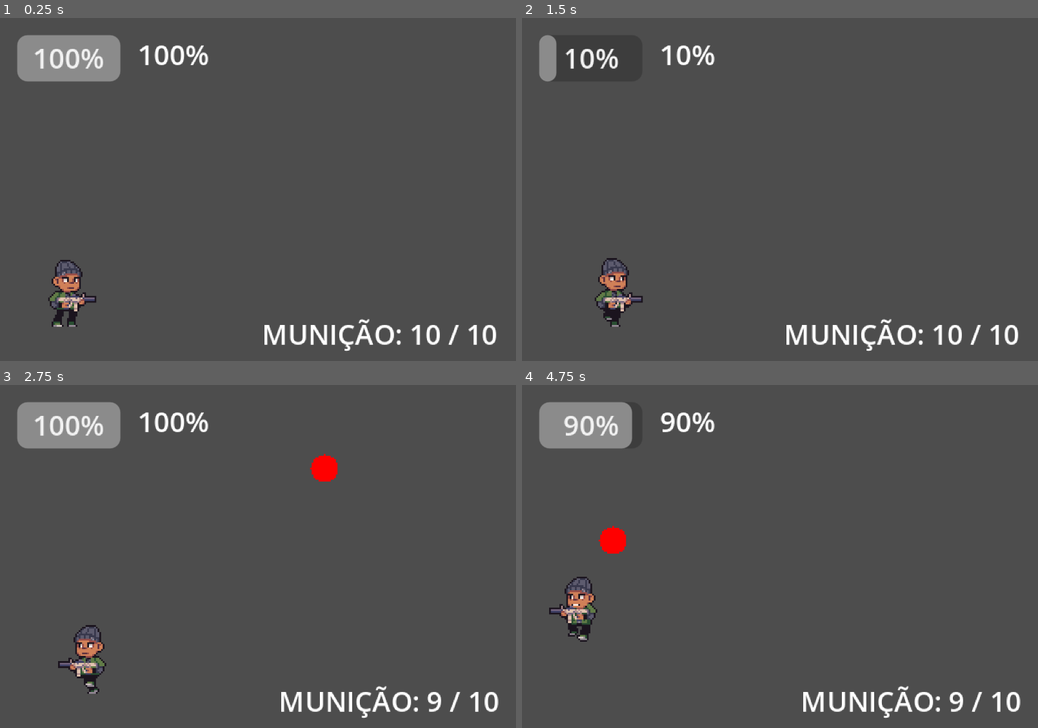
Above: before the commit, frames 1-4 (two rows, left to right).
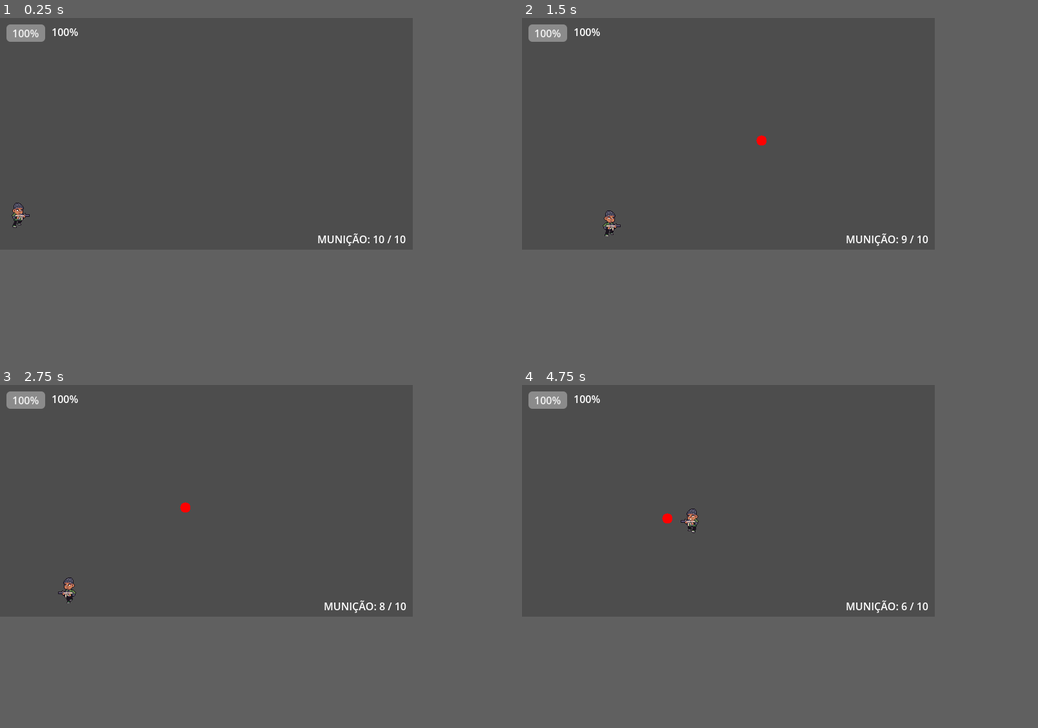
Above: after the commit, the same moments.

Repository: Luislemesilva/game_2145
Game: Godot game, scene res://Scenes/game.tscn
Two runs of this game, one before a commit and one after it. Both use one fixed random seed, a clock stepped at 60 frames per second and the inputs below.
Inputs (mouse positions are in pixels of both pictures, inside the frame that each line leads up to):
- Up to frame 1 (0.25 s): no input
- Up to frame 2 (1.5 s): tap Enter (ui_accept) at 0.5, 0.77 s; move the mouse to (893, 172) at 0.52 s; hold 1 0.53-1.28 s; hold Right (ui_right) from 0.53 s (still down); click (893, 172) at 0.6 s; move the mouse to (676, 206) at 1.27 s; tap 1 at 1.35 s
- Up to frame 3 (2.75 s): tap Enter (ui_accept) at 1.52 s; tap 2 at 1.55 s; move the mouse to (309, 481) at 2.02 s; release Right (ui_right) at 2.03 s; hold Left (ui_left) from 2.03 s (still down); hold 2 from 2.03 s (still down); click (309, 481) at 2.3 s
- Up to frame 4 (4.75 s): move the mouse to (754, 625) at 2.77 s; release Left (ui_left) at 2.78 s; release 2 at 2.78 s; hold Right (ui_right) 2.78-4.28 s; click (754, 625) at 2.85 s; tap Enter (ui_accept) at 3.02, 3.77, 4.52 s; tap 1 at 3.05 s; move the mouse to (934, 607) at 3.52 s; hold 1 3.53-4.28 s; tap 2 at 3.8, 4.35 s; tap R (Reload) at 4.15 s; move the mouse to (625, 505) at 4.27 s; hold Left (ui_left) from 4.28 s (still down); click (625, 505) at 4.55 s
The window is 800x533 before the commit and 640x360 after it. Grey fills any space a smaller window leaves; there, only what the larger window draws over its background counts as a difference.

The runs differ from the first frame. In frame 1, 5.6% of the frame differs, in the area x 1-97%, y 1-98%; in frame 2, 3.6%; in frame 3, 5.8%; in frame 4, 5.5%.

Commit message:
Criação da câmera do personagem

Diff:
--- a/jogo_2025/Entities/player.tscn
+++ b/jogo_2025/Entities/player.tscn
@@ -370,3 +370,7 @@
 sprite_frames = SubResource("SpriteFrames_s1j76")
 animation = &"walk"
 autoplay = "idle"
+
+[node name="Camera2D" type="Camera2D" parent="."]
+limit_left = 0
+limit_bottom = 360
--- a/jogo_2025/Scenes/game.tscn
+++ b/jogo_2025/Scenes/game.tscn
@@ -9,23 +9,46 @@
 [sub_resource type="RectangleShape2D" id="RectangleShape2D_qxrlw"]
 size = Vector2(135, 20)
 
+[sub_resource type="RectangleShape2D" id="RectangleShape2D_wrm1d"]
+size = Vector2(135, 20)
+
 [node name="Game" type="Node2D"]
 
 [node name="StaticBody2D" type="StaticBody2D" parent="."]
 position = Vector2(26, 180)
 
 [node name="CollisionShape2D" type="CollisionShape2D" parent="StaticBody2D"]
-position = Vector2(44.5, 9)
+position = Vector2(45, 168)
 shape = SubResource("RectangleShape2D_ebmjs")
 debug_color = Color(0.251671, 0.620966, 0.389651, 0.42)
 
-[node name="CollisionShape2D2" type="CollisionShape2D" parent="StaticBody2D"]
-position = Vector2(183, -2)
+[node name="CollisionShape2D6" type="CollisionShape2D" parent="StaticBody2D"]
+position = Vector2(718, 37)
+shape = SubResource("RectangleShape2D_ebmjs")
+debug_color = Color(0.251671, 0.620966, 0.389651, 0.42)
+
+[node name="CollisionShape2D4" type="CollisionShape2D" parent="StaticBody2D"]
+position = Vector2(469, 85)
+shape = SubResource("RectangleShape2D_ebmjs")
+debug_color = Color(0.251671, 0.620966, 0.389651, 0.42)
+
+[node name="CollisionShape2D5" type="CollisionShape2D" parent="StaticBody2D"]
+position = Vector2(592, 60)
+shape = SubResource("RectangleShape2D_ebmjs")
+debug_color = Color(0.251671, 0.620966, 0.389651, 0.42)
+
+[node name="CollisionShape2D3" type="CollisionShape2D" parent="StaticBody2D"]
+position = Vector2(328, 110)
 shape = SubResource("RectangleShape2D_qxrlw")
 debug_color = Color(0.251671, 0.620966, 0.389651, 0.42)
 
+[node name="CollisionShape2D2" type="CollisionShape2D" parent="StaticBody2D"]
+position = Vector2(187, 149)
+shape = SubResource("RectangleShape2D_wrm1d")
+debug_color = Color(0.251671, 0.620966, 0.389651, 0.42)
+
 [node name="Player" parent="." instance=ExtResource("1_ebmjs")]
-position = Vector2(39, 140)
+position = Vector2(27, 282)
 
 [node name="CanvasLayer" type="CanvasLayer" parent="."]
 
@@ -59,9 +82,9 @@
 anchor_top = 1.0
 anchor_right = 1.0
 anchor_bottom = 1.0
-offset_left = 150.0
-offset_top = 175.0
-offset_right = 250.0
-offset_bottom = 155.0
+offset_left = 500.0
+offset_top = 400.0
+offset_right = 590.0
+offset_bottom = 315.0
 grow_horizontal = 0
 grow_vertical = 0
--- a/jogo_2025/Scripts/player.gd
+++ b/jogo_2025/Scripts/player.gd
@@ -2,61 +2,42 @@
 
 @onready var anim: AnimatedSprite2D = $AnimatedSprite2D
 
-# Constantes
-const SPEED = 50.0
-const JUMP_VELOCITY = -200.0
+const SPEED = 150.0
+const JUMP_VELOCITY = -300.0
 const GRAVITY = 980.0
 
-# Sistema de vida e munição
 var max_health := 100
 var current_health := max_health
 var current_ammo = 10
 var max_ammo = 10
 
-# Estados do jogador
 var is_crouching = false
 var is_reloading = false
 var can_shoot = true
 var is_shooting = false
 var direction = 0.0
 
-# Sistema de mira
 var use_mouse_aim := true
 var shoot_direction = Vector2.RIGHT
 
-# Referência para a cena da bala (configure no Inspector)
 @export var bullet_scene: PackedScene
 
-func _ready():
-	print("🎮 PLAYER INICIADO - Aguardando comandos")
-
 func _physics_process(delta: float) -> void:
-	handle_gravity(delta)
-	handle_movement()
-	handle_actions()
-	handle_animations()
-
-func handle_gravity(delta: float) -> void:
-	# Aplicar gravidade se não estiver no chão
 	if not is_on_floor():
 		velocity.y += GRAVITY * delta
 
-func handle_movement() -> void:
-	# Obter direção do teclado
 	direction = Input.get_axis("ui_left", "ui_right")
 
-	# Cancelar recarga se o jogador se mover
+	update_aim_direction()
+
 	if is_reloading and direction != 0:
 		cancel_reload()
 
-	# Verificar se está agachando
 	is_crouching = Input.is_action_pressed("ui_down") and is_on_floor() and not is_reloading
 
-	# Pular
 	if Input.is_action_just_pressed("ui_accept") and is_on_floor() and not is_crouching and not is_reloading:
 		velocity.y = JUMP_VELOCITY
 
-	# Movimento horizontal (bloqueado durante recarga)
 	if not is_reloading:
 		if direction != 0:
 			velocity.x = direction * SPEED
@@ -65,40 +46,16 @@
 
 	move_and_slide()
 
-func handle_actions() -> void:
-	# Atualizar direção da mira
-	update_aim_direction()
-
-	# DEBUG - Mostrar quando botões são pressionados
-	if Input.is_action_just_pressed("Shoot"):
-		print("🔫 BOTÃO DE TIRO PRESSIONADO")
-		print("   - Munição atual:", current_ammo)
-		print("   - Pode atirar:", can_shoot)
-		print("   - Recarregando:", is_reloading)
-
-	if Input.is_action_just_pressed("Reload"):
-		print("🔄 BOTÃO DE RECARGA PRESSIONADO")
-
-	# Atirar
 	if Input.is_action_just_pressed("Shoot") and can_shoot and not is_reloading and current_ammo > 0:
 		shoot()
 
-	# Recarregar
 	if Input.is_action_just_pressed("Reload") and not is_reloading and current_ammo < max_ammo:
 		reload()
 
-	# Teste do sistema de vida (teclas 1 e 2)
-	if Input.is_key_pressed(KEY_1):
-		take_damage(10)
-	if Input.is_key_pressed(KEY_2):
-		heal(10)
+	if not is_shooting and not is_reloading:
+		update_animation()
 
-func handle_animations() -> void:
-	# Só atualizar animação base se não estiver atirando ou recarregando
-	if not is_shooting and not is_reloading:
-		update_base_animation()
-
-func update_base_animation() -> void:
+func update_animation() -> void:
 	if not is_on_floor():
 		anim.play("jump")
 	elif is_crouching:
@@ -111,27 +68,22 @@
 
 func update_aim_direction() -> void:
 	if use_mouse_aim:
-		# Mira com mouse - direção do mouse em relação ao player
 		var mouse_pos = get_global_mouse_position()
 		shoot_direction = (mouse_pos - global_position).normalized()
 	else:
-		# Mira com teclado - direção do movimento
 		if direction != 0:
 			shoot_direction = Vector2(direction, 0).normalized()
 
 func shoot() -> void:
-	print("🎯 INICIANDO TIRO")
+	update_aim_direction()
+
 	can_shoot = false
 	is_shooting = true
 	current_ammo -= 1
 
-	# Criar bala se a cena estiver configurada
 	if bullet_scene:
 		create_bullet()
-	else:
-		print("   ⚠️  Cena da bala não configurada")
 
-	# Animação de tiro baseada no estado
 	var anim_name = "shoot_idle"
 	if not is_on_floor():
 		anim_name = "shoot_jump"
@@ -141,88 +93,54 @@
 		anim_name = "shoot_walk"
 
 	anim.play(anim_name)
-	print("   - Animação:", anim_name)
-
-	# Tempo de recarga entre tiros
 	await get_tree().create_timer(0.3).timeout
 
 	is_shooting = false
 	can_shoot = true
-	print("💥 TIRO CONCLUÍDO - Munição restante:", current_ammo)
 
-	# Recarga automática se a munição acabar
 	if current_ammo <= 0:
-		print("🔁 Munição zerada - recarregando automaticamente")
 		reload()
 
 func create_bullet() -> void:
 	var bullet = bullet_scene.instantiate()
-
-	# Adicionar a bala na cena principal (não como filha do player)
 	get_parent().add_child(bullet)
-
-	# Posicionar a bala na posição do player
 	bullet.global_position = global_position
 
-	# Definir direção da bala
 	if bullet.has_method("set_direction"):
 		bullet.set_direction(shoot_direction)
-		print("   - Bala criada com direção:", shoot_direction)
-	else:
-		print("   ⚠️  Bala não tem método set_direction")
 
 func reload() -> void:
-	print("🔄 INICIANDO RECARGA")
 	is_reloading = true
 	can_shoot = false
 
-	# Animação de recarga
 	var anim_name = "reload_idle"
 	if is_crouching:
 		anim_name = "reload_crouch"
 
 	anim.play(anim_name)
-	print("   - Animação:", anim_name)
-
-	# Tempo de recarga
 	await get_tree().create_timer(1.5).timeout
 
-	# Recarregar munição (só se ainda estiver recarregando)
 	if is_reloading:
 		current_ammo = max_ammo
 		is_reloading = false
 		can_shoot = true
-		print("✅ RECARGA COMPLETA - Munição:", current_ammo)
 
 func cancel_reload() -> void:
-	print("❌ RECARGA CANCELADA - Jogador se moveu")
 	is_reloading = false
 	can_shoot = true
 	anim.stop()
 
-# ========================
-# SISTEMA DE VIDA
-# ========================
-
-func take_damage(amount: int) -> void:
+func take_damage(amount: int):
 	current_health -= amount
 	current_health = max(0, current_health)
-	print("❤️  Dano recebido - Vida:", current_health, "/", max_health)
-
 	if current_health <= 0:
 		die()
 
-func heal(amount: int) -> void:
+func heal(amount: int):
 	current_health = min(current_health + amount, max_health)
-	print("💚 Cura recebida - Vida:", current_health, "/", max_health)
 
-func die() -> void:
-	print("💀 PLAYER MORREU!")
+func die():
 	get_tree().reload_current_scene()
-
-# ========================
-# FUNÇÕES PARA O HUD
-# ========================
 
 func get_health() -> int:
 	return current_health
--- a/jogo_2025/project.godot
+++ b/jogo_2025/project.godot
@@ -16,8 +16,8 @@
 
 [display]
 
-window/size/viewport_width=300
-window/size/viewport_height=200
+window/size/viewport_width=640
+window/size/viewport_height=360
 window/size/mode=2
 window/stretch/mode="canvas_items"
 
Not shown: 1 places in jogo_2025/Scenes/game.tscn that only renumber resources
